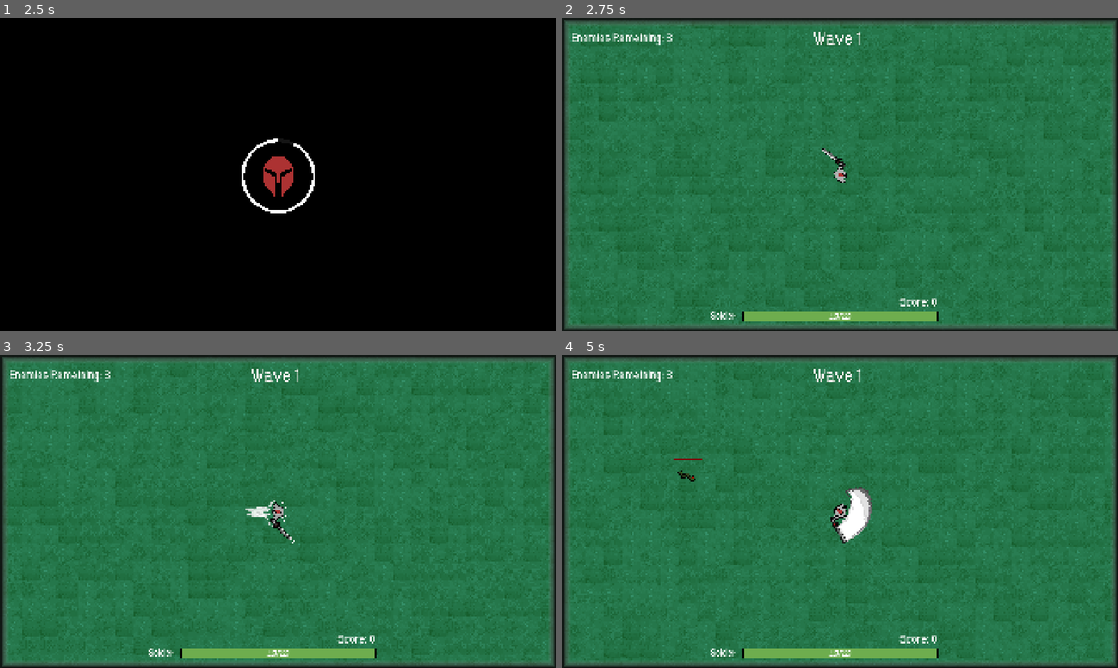
Above: before the commit, frames 1-4 (two rows, left to right).
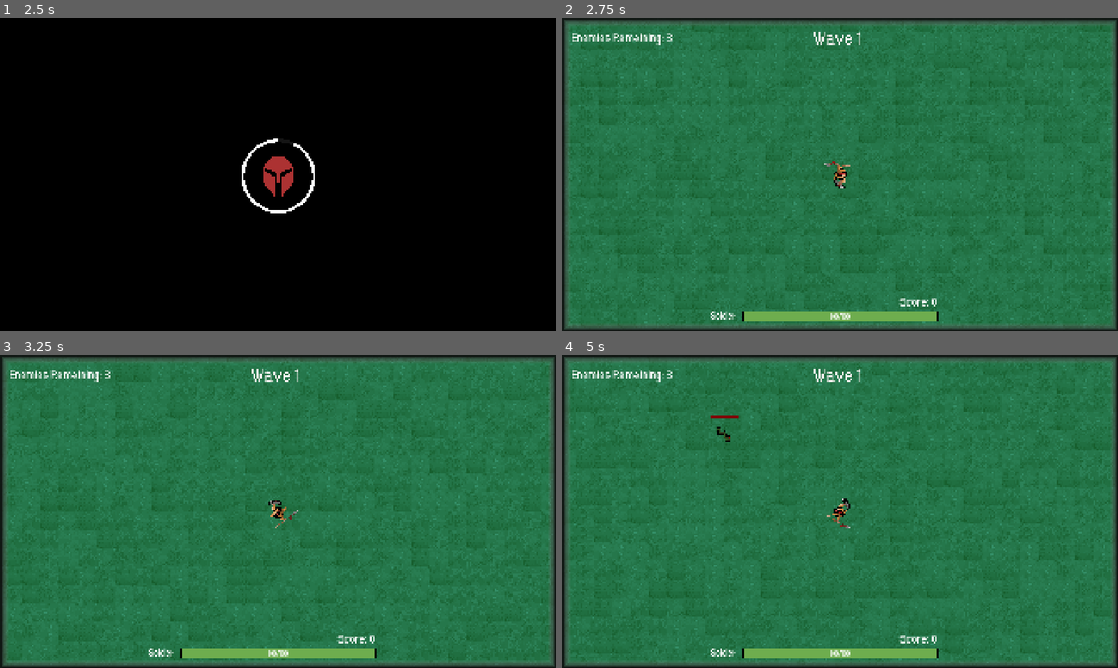
Above: after the commit, the same moments.

Repository: BDesro/Pantheon-V2
Game: Godot game, scene res://scenes/main_menu.tscn
The game is run twice, just before and just after one commit, with the same random seed, the same clock (stepped at 60 frames per second) and the same inputs.
Inputs (mouse positions are in pixels of both pictures, inside the frame that each line leads up to):
- Up to frame 1 (2.5 s): click "PLAY" at 0.5 s; tap Enter at 1.25 s; move the mouse to (400, 158) at 1.27 s; press the mouse at (400, 158) at 1.28 s; hold D (right) 1.28-2.03 s; right-click (400, 158) at 1.55 s; move the mouse to (166, 190) at 2.02 s; release the mouse at (166, 190) at 2.03 s; hold S (down) from 2.03 s (still down); right-click (166, 190) at 2.1 s; tap Shift (shift) at 2.3 s
- Up to frame 2 (2.75 s): keep holding S (down)
- Up to frame 3 (3.25 s): move the mouse to (333, 442) at 2.77 s; release S (down) at 2.78 s; hold D (right) from 2.78 s (still down); tap Shift (shift) at 2.85 s; tap Space (space) at 3.05 s
- Up to frame 4 (5 s): move the mouse to (812, 574) at 3.52 s; release D (right) at 3.53 s; hold W (up) 3.53-4.28 s; tap Space (space) at 3.6 s; click (812, 574) at 3.8 s; move the mouse to (1006, 558) at 4.27 s; press the mouse at (1006, 558) at 4.28 s; hold A (left) from 4.28 s (still down); right-click (1006, 558) at 4.55 s

Frame 1 is identical in both runs. In frame 2, 3.4% of the frame differs, in the area x 1-99%, y 2-99%; in frame 3, 5.2%; in frame 4, 5.9%, in the area x 1-99%, y 2-98%.

Commit message:
Added cooldowns to adept abilities

Diff:
--- a/scenes/active_manager.gd
+++ b/scenes/active_manager.gd
@@ -6,7 +6,7 @@
 @onready var health_regen_timer: Timer = $"../HealthRegenTimer"
 @onready var time_before_regen: Timer = $"../TimeBeforeRegen"
 
-@onready var active: int = 1
+@onready var active: int = 0
 @onready var camera: Camera2D = get_parent().get_node("Camera2D")
 var health_bar: ProgressBar = null
 
--- a/scenes/player.tscn
+++ b/scenes/player.tscn
@@ -953,6 +953,14 @@
 rotation = 1.5708
 shape = SubResource("CapsuleShape2D_ua5cf")
 
+[node name="DashCDTimer" type="Timer" parent="active_manager/Adept"]
+wait_time = 2.0
+one_shot = true
+
+[node name="FireballCDTimer" type="Timer" parent="active_manager/Adept"]
+wait_time = 6.0
+one_shot = true
+
 [node name="Camera2D" type="Camera2D" parent="."]
 zoom = Vector2(4, 4)
 position_smoothing_speed = 10.0
--- a/scripts/adept.gd
+++ b/scripts/adept.gd
@@ -7,6 +7,8 @@
 @onready var col_shape = $CollisionShape2D
 @onready var hitbox = $HitBox
 @onready var sword_hitbox = $AnimatedSprite2D/Sword1Hit/CollisionPolygon2D
+@onready var dash_cd_timer = $DashCDTimer
+@onready var fireball_cd_timer = $FireballCDTimer
 
 # Summons
 @export var fireball: PackedScene = preload("res://scenes/fireball.tscn")
@@ -48,12 +50,16 @@
 	_movement_animations()
 	move_and_slide()
 
-	if Input.is_action_just_pressed("shift"):
-		anim_player.stop()
-		anim_player.play("fireball")
+	if Input.is_action_just_pressed("right_click"):
+		if fireball_cd_timer.is_stopped():
+			anim_player.stop()
+			anim_player.play("fireball")
+			fireball_cd_timer.start()
 	elif Input.is_action_just_pressed("space"):
-		anim_player.stop()
-		anim_player.play("dash")
+		if dash_cd_timer.is_stopped():
+			anim_player.stop()
+			anim_player.play("dash")
+			dash_cd_timer.start()
 
 	elif not anim_player.is_playing():
 		if Input.is_action_just_pressed("left_click"):
@@ -73,11 +79,11 @@
 	if anim_name == "sword1" or anim_name == "sword2":
 		last_sword = anim_name
 
-	if Input.is_action_pressed("left_click"):
-		if last_sword == "sword1":
-			anim_player.play("sword2")
-		elif last_sword == "sword2":
-			anim_player.play("sword1")
+		if Input.is_action_pressed("left_click"):
+			if last_sword == "sword1":
+				anim_player.play("sword2")
+			elif last_sword == "sword2":
+				anim_player.play("sword1")
 
 func cast_fireball():
 	var fire = fireball.instantiate()
